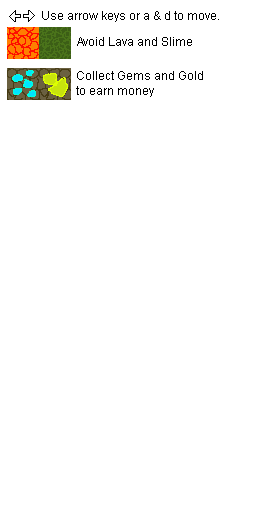
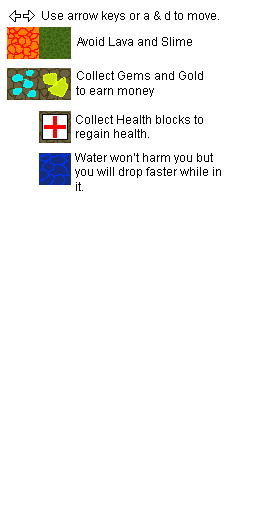
The second 256 x 512 image is a revision of the first. Changes to its layers:
added layer "Water won’t harm you but you will drop faster while in it." above "Layer 8" over [75, 153, 221, 191]
added layer "Layer 8" above "Collect Health blocks to regain health." over [39, 153, 71, 185]
added layer "Collect Health blocks to regain health." above "Layer 7" over [76, 115, 203, 140]
added layer "Layer 7" above "Collect Gems and Gold to earn money" over [39, 111, 71, 143]
